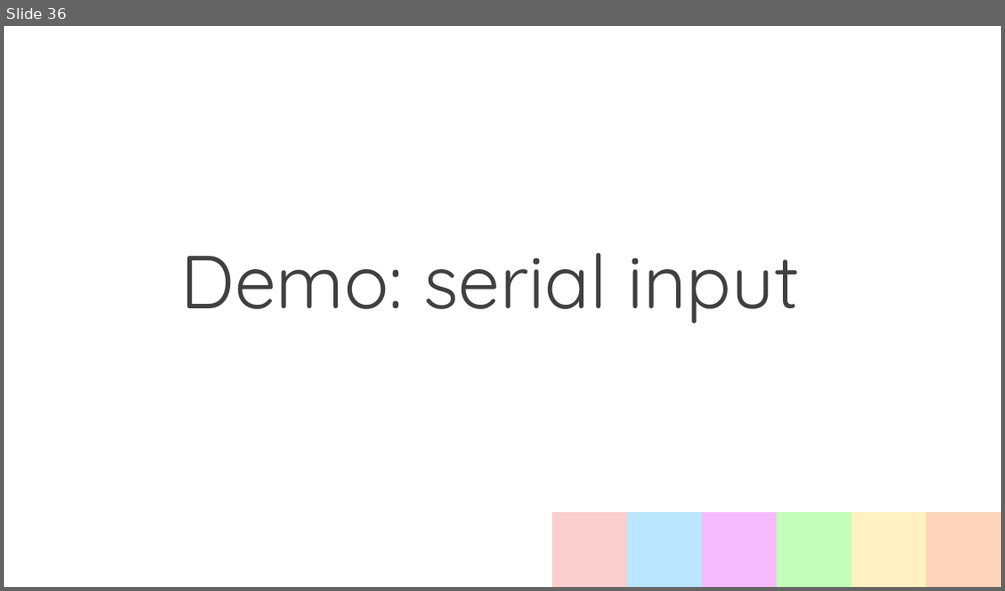
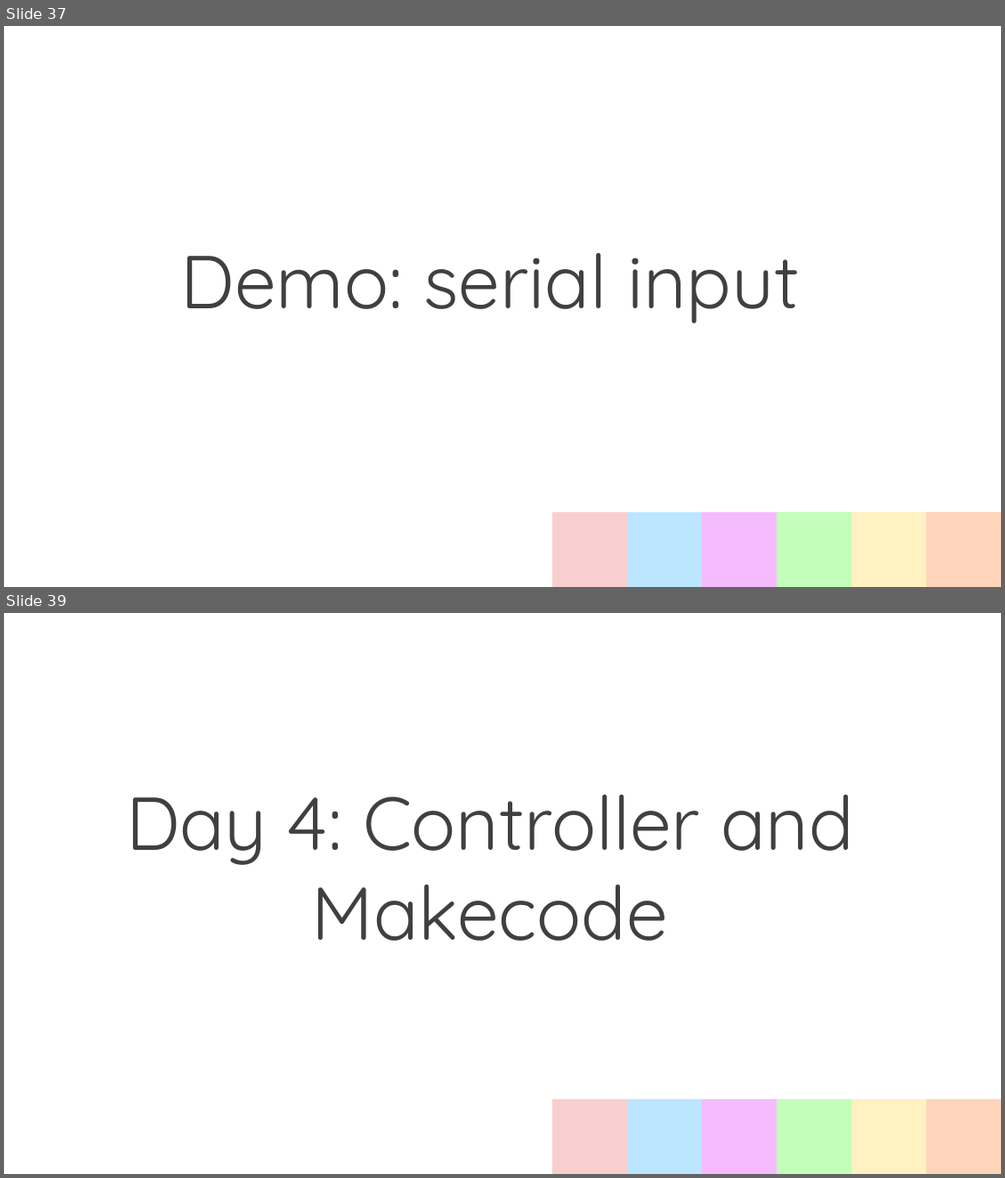
Before and after one commit to BMW-lab-MSU/game-controller-summer-camp, a slide deck: slides/programming-your-own-world-slides.odp. Shown one above the other, each under a label of ours: slide 36 before the commit, slides 37 and 39 after it; the slides between them are not shown. The pictures are 1005x591 and 1005x1178 pixels, drawn with LibreOffice and Linux fonts; fonts in the diff are those of the drawing. Boxes give left, top, right and bottom in pixels: in the first picture for what was removed or moved away, otherwise in the second. Text is boxed around its words. In the diff, an @@ line names an element or a change of style, - is before the commit and + after.

```diff
--- a/slides/programming-your-own-world-slides.odp
+++ b/slides/programming-your-own-world-slides.odp
@@ slide 39 added at [4,613,1001,1174], background #FFFFFF; not listed: 6 template elements that a slide beside it also shows @@
@@ title added at [126,795,854,941], 72 pt, text #404040 @@
+Day 4: Controller and Makecode
@@ what was slide 36 is now slide 37 @@
```
Also in this commit, not shown: 1 slide changed, 4 other slides added.
